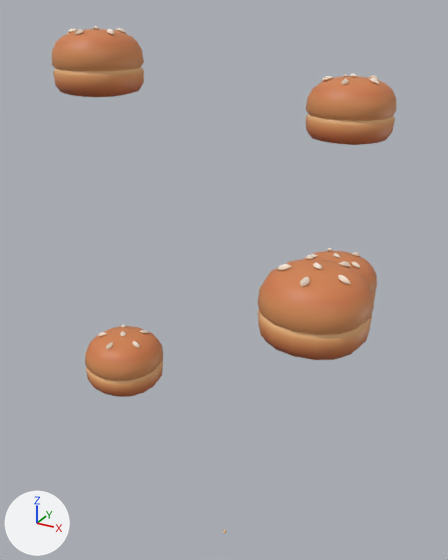
The Blender file art_models/tree1bun2.blend, before and after one commit.
Both versions are drawn from a camera (50 mm lens) standing at (2.25, -4.1, 4.82) and looking at (-0.08, 0.14, 2.7). Lighting does not change. The marker at lower left points along +X, +Y and +Z. The picture after the commit comes second.

The first picture shows 'food_ingredient_bun_Cube.002', 'food_ingredient_bun_Cube.003', 'food_ingredient_bun_Cube.004', 'food_ingredient_bun_Cube.005', 'food_ingredient_bun_Cube.006'.
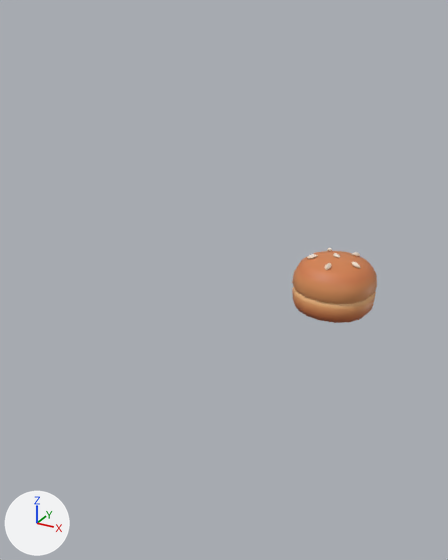
Diff of the bpy script that builds the scene:
```diff
--- a/art_models/tree1bun2.blend.py
+++ b/art_models/tree1bun2.blend.py
@@ ob_food_ingredient_bun_cube_002 @@
-ob_food_ingredient_bun_cube_002 = bpy.data.objects.new('food_ingredient_bun_Cube.002', me_food_ingredient_bun_cube_002)
-ob_food_ingredient_bun_cube_002.location = (0.0, 0.0, 0.0)
@@ ob_food_ingredient_bun_cube_003 @@
-ob_food_ingredient_bun_cube_003 = bpy.data.objects.new('food_ingredient_bun_Cube.003', me_food_ingredient_bun_cube_003)
-ob_food_ingredient_bun_cube_003.location = (0.0, 0.0, 0.0)
@@ ob_food_ingredient_bun_cube_005 @@
-ob_food_ingredient_bun_cube_005 = bpy.data.objects.new('food_ingredient_bun_Cube.005', me_food_ingredient_bun_cube_005)
-ob_food_ingredient_bun_cube_005.location = (0.0, 0.0, 0.0)
@@ ob_food_ingredient_bun_cube_006 @@
-ob_food_ingredient_bun_cube_006 = bpy.data.objects.new('food_ingredient_bun_Cube.006', me_food_ingredient_bun_cube_006)
-ob_food_ingredient_bun_cube_006.location = (0.0, 0.0, 0.0)
```

Boxes (x1, y1, x2, y2) around the edits, measured in the pictures (448 x 560 px):
'food_ingredient_bun_Cube.003', deleted (orange): before (257, 255, 374, 360)
'food_ingredient_bun_Cube.006', deleted (orange): before (52, 26, 144, 97)
'food_ingredient_bun_Cube.005', deleted (orange): before (306, 73, 396, 145)
'food_ingredient_bun_Cube.002', deleted (orange): before (85, 324, 163, 397)
'food_ingredient_bun_Cube.004', unchanged, uncovered by the edit: before (302, 247, 377, 301); after (292, 247, 377, 323)
